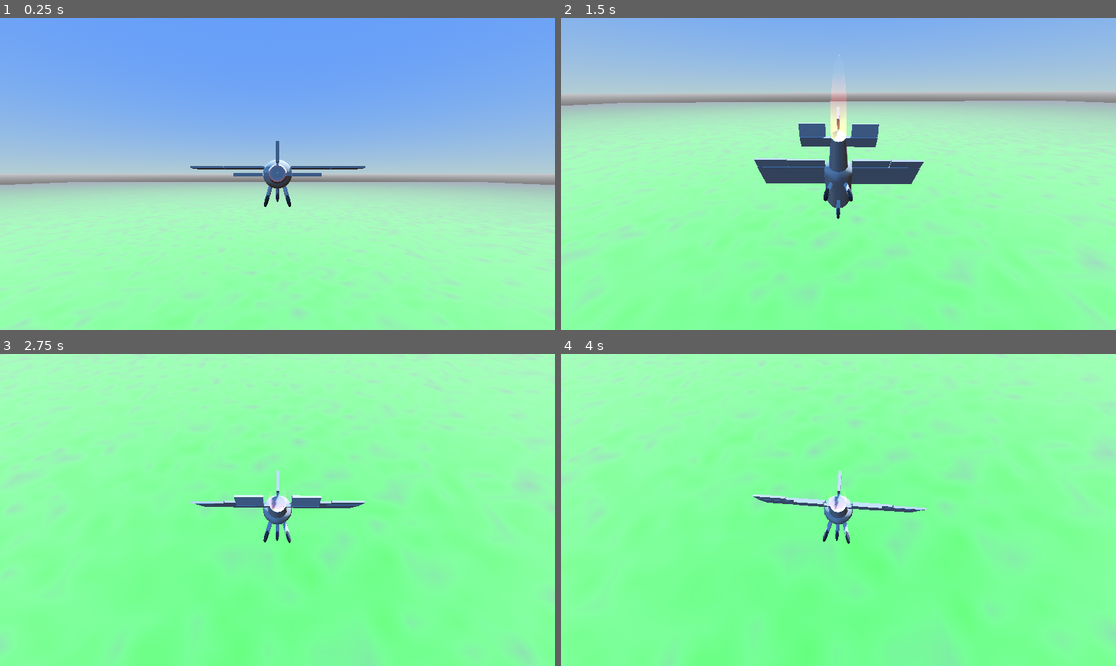
Above: before the commit, frames 1-4 (two rows, left to right).
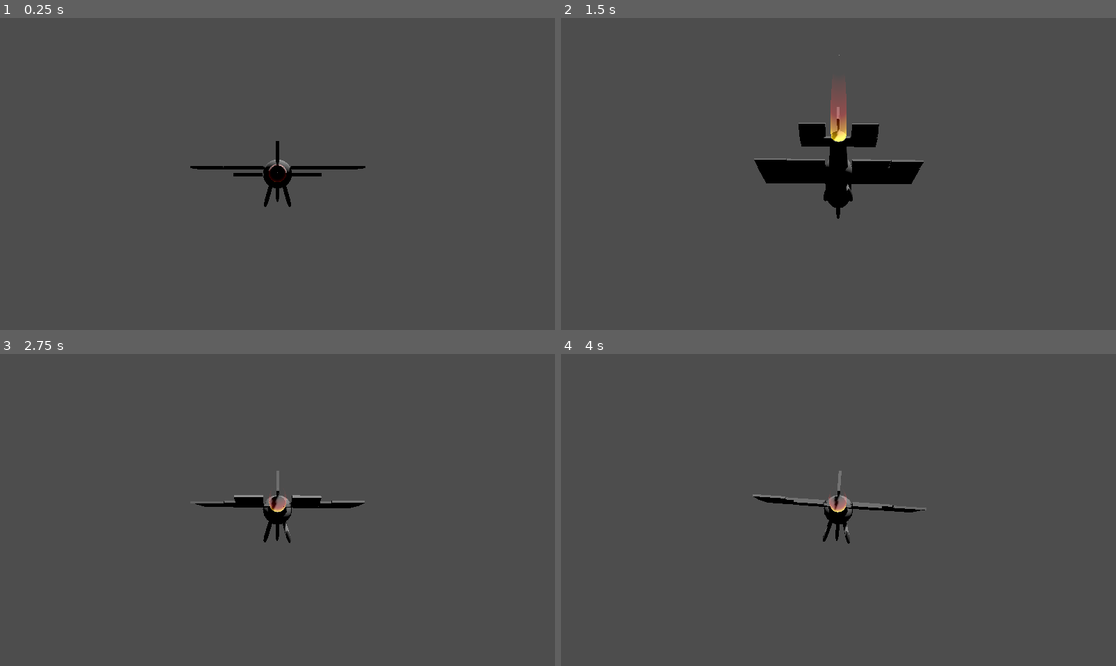
Above: after the commit, the same moments.

Repository: 100-Devs-1-Game/UndeadReckoning
Game: Godot game, scene res://test/flat_terrain_test.tscn
Same seed, same stepped clock (60 frames per second), same inputs: the game is played once before the commit and once after it. This scene is started directly instead of the project's main scene. Sound files missing from this copy of the repository are replaced by a short silence.
Inputs (mouse positions are in pixels of both pictures, inside the frame that each line leads up to):
- Up to frame 1 (0.25 s): no input
- Up to frame 2 (1.5 s): tap Enter at 0.5 s; move the mouse to (866, 174) at 0.52 s; hold D 0.53-1.28 s; tap S (free_cam_back) at 0.6 s; click (866, 174) at 0.67 s; tap Space (ui_select) at 0.77, 1.07 s; move the mouse to (810, 174) at 1.27 s; hold A from 1.28 s (still down); tap Q (free_cam_down) at 1.35 s
- Up to frame 3 (2.75 s): tap Space (ui_select) at 1.52, 1.82 s; move the mouse to (288, 503) at 2.02 s; release A at 2.03 s; hold D from 2.03 s (still down); tap W (free_cam_forward) at 2.1 s
- Up to frame 4 (4 s): move the mouse to (832, 516) at 2.77 s; tap E (free_cam_up) at 2.85 s; click (832, 516) at 2.92 s; tap Space (ui_select) at 3.02, 3.32, 3.77 s; move the mouse to (877, 513) at 3.52 s; release D at 3.53 s; hold A from 3.53 s (still down); tap Z at 3.6 s

The runs differ from the first frame. In frame 1, 100% of the frame differs, in the area x 0-100%, y 0-100%; in frame 2, 100%; in frame 3, 100%; in frame 4, 100%.

Commit message:
Tweak fog

Diff:
--- a/src/game/fog_node.tscn
+++ b/src/game/fog_node.tscn
@@ -1,6 +1,7 @@
 [gd_scene load_steps=6 format=3 uid="uid://56vo5nqgj2qo"]
 
 [sub_resource type="Gradient" id="Gradient_pwyti"]
+offsets = PackedFloat32Array(0, 0.656977)
 colors = PackedColorArray(0.351563, 0.351563, 0.351563, 1, 0, 0, 0, 1)
 
 [sub_resource type="FastNoiseLite" id="FastNoiseLite_pwyti"]
@@ -22,7 +23,7 @@
 size = Vector3(2, 2, 5)
 
 [node name="FogVolume" type="FogVolume"]
-size = Vector3(50, 50, 100)
+size = Vector3(100, 100, 200)
 material = SubResource("FogMaterial_p3j3h")
 
 [node name="DebugMesh" type="MeshInstance3D" parent="."]
--- a/src/game/fog_node_spawner.gd
+++ b/src/game/fog_node_spawner.gd
@@ -16,6 +16,9 @@
 
 
 func _physics_process(delta: float) -> void:
+	if not viewer or not is_instance_valid(viewer):
+		return
+
 	var velocity: Vector3
 	if last_viewer_pos:
 		velocity= (viewer.global_position - last_viewer_pos) / delta
--- a/src/test/flat_terrain_test.tscn
+++ b/src/test/flat_terrain_test.tscn
@@ -1,31 +1,12 @@
-[gd_scene load_steps=16 format=3 uid="uid://b35pl341w5ys3"]
+[gd_scene load_steps=14 format=3 uid="uid://b35pl341w5ys3"]
 
 [ext_resource type="Script" uid="uid://dywvkt87urhsw" path="res://test/flat_terrain_test.gd" id="1_30l3t"]
 [ext_resource type="Script" uid="uid://dephv51hxmknh" path="res://test/sandbox.gd" id="2_762fy"]
 [ext_resource type="PackedScene" uid="uid://2yq1l46lpknc" path="res://plane/our_aircraft.tscn" id="3_4hq13"]
+[ext_resource type="Environment" uid="uid://drwq2ulntec4g" path="res://game/level_environment.tres" id="3_vmrw8"]
 [ext_resource type="PackedScene" uid="uid://cup5h8or24rap" path="res://game/fog_node_spawner.tscn" id="4_axffa"]
 [ext_resource type="PackedScene" uid="uid://4hscsbd3ay4s" path="res://example/scenes/CameraTripod/CameraTripod.tscn" id="4_jhrm6"]
 [ext_resource type="PackedScene" uid="uid://56vo5nqgj2qo" path="res://game/fog_node.tscn" id="5_vmrw8"]
-
-[sub_resource type="ProceduralSkyMaterial" id="ProceduralSkyMaterial_r0du0"]
-sky_top_color = Color(0.246609, 0.468349, 1, 1)
-sky_horizon_color = Color(0.571907, 0.697864, 0.719706, 1)
-sky_cover_modulate = Color(0, 0, 0, 1)
-ground_horizon_color = Color(0.662243, 0.671743, 0.686743, 1)
-
-[sub_resource type="Sky" id="Sky_cm0pq"]
-sky_material = SubResource("ProceduralSkyMaterial_r0du0")
-
-[sub_resource type="Environment" id="Environment_fos0i"]
-background_mode = 2
-sky = SubResource("Sky_cm0pq")
-tonemap_mode = 2
-glow_enabled = true
-fog_enabled = true
-fog_density = 0.001
-fog_sky_affect = 0.161
-volumetric_fog_enabled = true
-volumetric_fog_density = 0.0
 
 [sub_resource type="Gradient" id="Gradient_2db0g"]
 colors = PackedColorArray(0, 1, 0, 1, 0.204149, 0.394064, 0.240407, 1)
@@ -57,23 +38,27 @@
 wind_gust_chance = 0.0
 
 [node name="WorldEnvironment" type="WorldEnvironment" parent="."]
-environment = SubResource("Environment_fos0i")
+environment = ExtResource("3_vmrw8")
 
 [node name="DirectionalLight3D" type="DirectionalLight3D" parent="."]
 transform = Transform3D(-0.866025, -0.433013, 0.25, 0, 0.5, 0.866025, -0.5, 0.75, -0.433013, 0, 0, 0)
 shadow_enabled = true
+sky_mode = 1
 
 [node name="Aircraft" parent="." instance=ExtResource("3_4hq13")]
 transform = Transform3D(1, 0, 0, 0, 1, 0, 0, 0, 1, 0, 200, 0)
 
 [node name="FogNodeSpawner" parent="." node_paths=PackedStringArray("viewer") instance=ExtResource("4_axffa")]
 viewer = NodePath("../Aircraft")
+remove_distance = 150.0
+minimum_spread = 60.0
 fog_node_scene = ExtResource("5_vmrw8")
 
 [node name="CameraTripod" parent="." instance=ExtResource("4_jhrm6")]
 TargetNode = NodePath("../Aircraft")
 
 [node name="Floor" type="StaticBody3D" parent="."]
+visible = false
 
 [node name="MeshInstance3D" type="MeshInstance3D" parent="Floor"]
 mesh = SubResource("PlaneMesh_jv7bj")
--- a/src/test/fog_test/fog_test.tscn
+++ b/src/test/fog_test/fog_test.tscn
@@ -1,26 +1,9 @@
-[gd_scene load_steps=10 format=3 uid="uid://bci3jvkat8a56"]
+[gd_scene load_steps=7 format=3 uid="uid://bci3jvkat8a56"]
 
 [ext_resource type="PackedScene" uid="uid://b1whmrvhe3wle" path="res://plane/instrumental_panel.tscn" id="1_8y8kb"]
 [ext_resource type="Script" uid="uid://k6sopgc8jjgc" path="res://test/fog_test/fog_test_camera.gd" id="1_pwyti"]
+[ext_resource type="PackedScene" uid="uid://56vo5nqgj2qo" path="res://game/fog_node.tscn" id="2_wd38x"]
 [ext_resource type="PackedScene" uid="uid://c3xuvp3utw8ne" path="res://plane/flight_stick.tscn" id="5_ckyoi"]
-
-[sub_resource type="Gradient" id="Gradient_pwyti"]
-colors = PackedColorArray(0.351563, 0.351563, 0.351563, 1, 0, 0, 0, 1)
-
-[sub_resource type="FastNoiseLite" id="FastNoiseLite_pwyti"]
-frequency = 0.0901
-fractal_octaves = 2
-
-[sub_resource type="NoiseTexture3D" id="NoiseTexture3D_fr2eg"]
-width = 128
-height = 128
-depth = 256
-color_ramp = SubResource("Gradient_pwyti")
-noise = SubResource("FastNoiseLite_pwyti")
-
-[sub_resource type="FogMaterial" id="FogMaterial_p3j3h"]
-density = 0.1899
-density_texture = SubResource("NoiseTexture3D_fr2eg")
 
 [sub_resource type="BoxMesh" id="BoxMesh_pwyti"]
 size = Vector3(10, 10, 10)
@@ -37,30 +20,19 @@
 script = ExtResource("1_pwyti")
 speed = 25.0
 
-[node name="FogVolume" type="FogVolume" parent="."]
-transform = Transform3D(1, 0, 0, 0, 1, 0, 0, 0, 1, 0, 0, -14.7653)
-size = Vector3(50, 50, 100)
-material = SubResource("FogMaterial_p3j3h")
+[node name="FogVolume" parent="." instance=ExtResource("2_wd38x")]
 
-[node name="FogVolume2" type="FogVolume" parent="."]
-transform = Transform3D(1, 0, 0, 0, 1, 0, 0, 0, 1, 0, 0, -87.3634)
-size = Vector3(50, 50, 100)
-material = SubResource("FogMaterial_p3j3h")
+[node name="FogVolume2" parent="." instance=ExtResource("2_wd38x")]
+transform = Transform3D(1, 0, 0, 0, 1, 0, 0, 0, 1, 0, 0, -89.928)
 
-[node name="FogVolume3" type="FogVolume" parent="."]
-transform = Transform3D(1, 0, 0, 0, 1, 0, 0, 0, 1, 0, 0, -174.691)
-size = Vector3(50, 50, 100)
-material = SubResource("FogMaterial_p3j3h")
+[node name="FogVolume3" parent="." instance=ExtResource("2_wd38x")]
+transform = Transform3D(1, 0, 0, 0, 1, 0, 0, 0, 1, 0, 0, -170.238)
 
-[node name="FogVolume4" type="FogVolume" parent="."]
-transform = Transform3D(1, 0, 0, 0, 1, 0, 0, 0, 1, 0, 0, -261.278)
-size = Vector3(50, 50, 100)
-material = SubResource("FogMaterial_p3j3h")
+[node name="FogVolume4" parent="." instance=ExtResource("2_wd38x")]
+transform = Transform3D(1, 0, 0, 0, 1, 0, 0, 0, 1, 0, 0, -267.741)
 
-[node name="FogVolume5" type="FogVolume" parent="."]
-transform = Transform3D(1, 0, 0, 0, 1, 0, 0, 0, 1, 0, 0, -350.901)
-size = Vector3(50, 50, 100)
-material = SubResource("FogMaterial_p3j3h")
+[node name="FogVolume5" parent="." instance=ExtResource("2_wd38x")]
+transform = Transform3D(1, 0, 0, 0, 1, 0, 0, 0, 1, 0, 0, -350.164)
 
 [node name="MeshInstance3D" type="MeshInstance3D" parent="."]
 transform = Transform3D(1, 0, 0, 0, 1, 0, 0, 0, 1, 0, 0, -41.8398)
